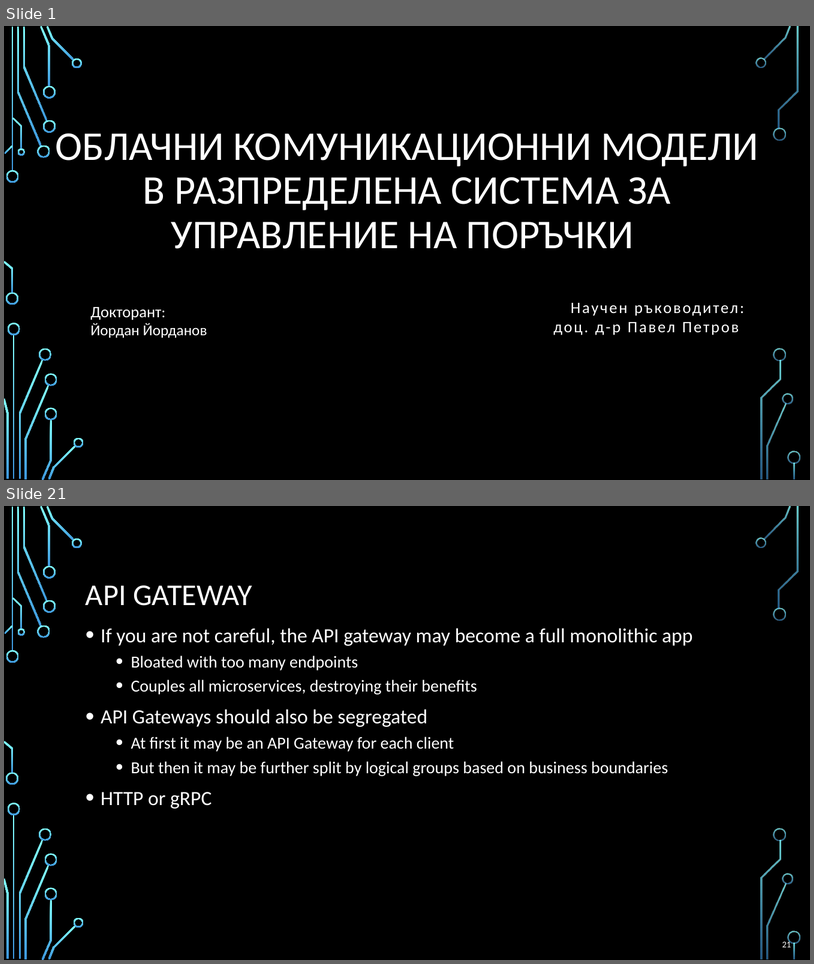
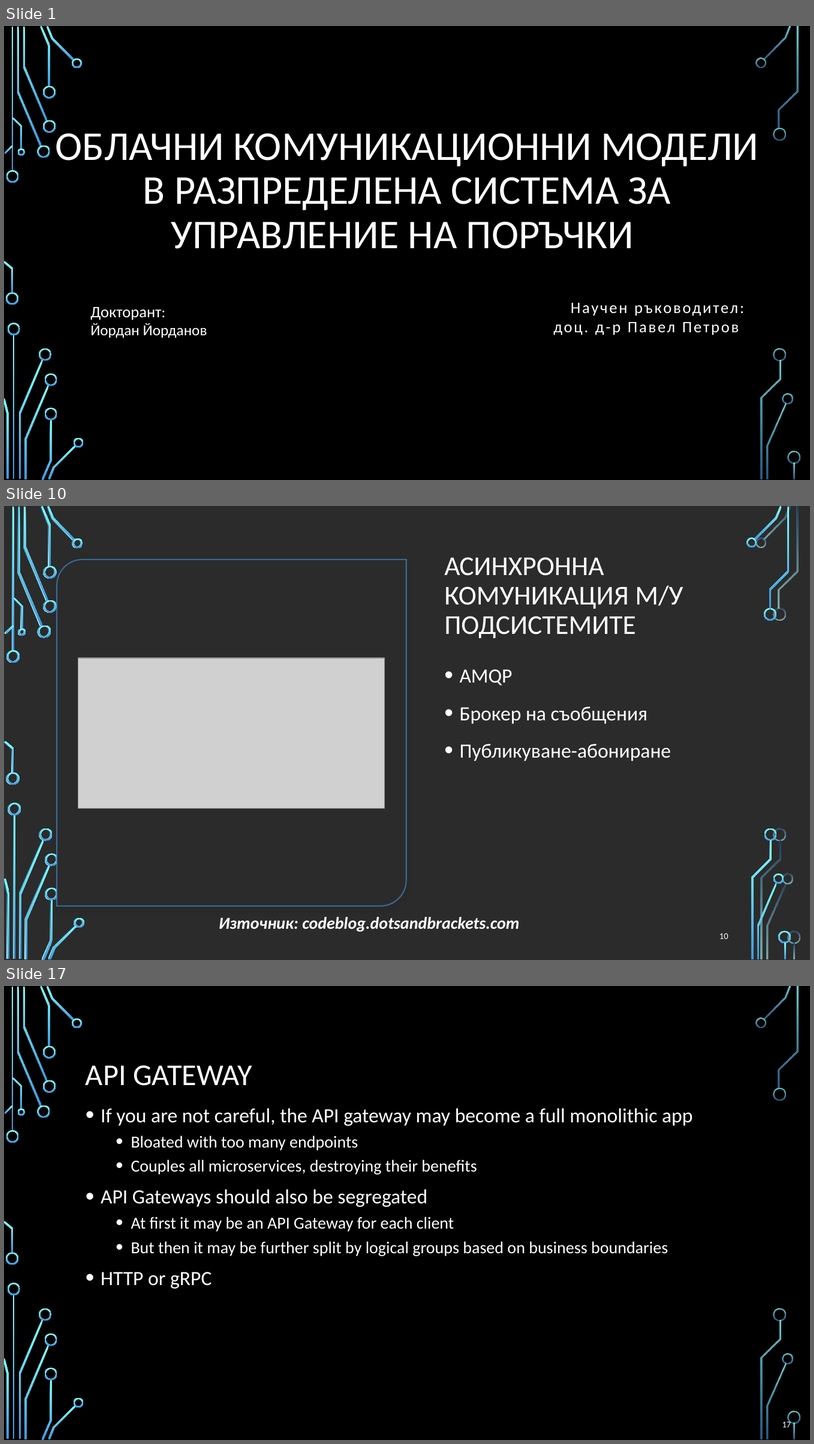
Before and after one commit to profjordanov/doctorate, a slide deck: communications/web_communication_pres.pptx. Shown one above the other, each under a label of ours: slides 1 and 21 before the commit, slides 1, 10 and 17 after it; the slides between them are not shown. The pictures are 814x964 and 814x1444 pixels, drawn with LibreOffice and Linux fonts; fonts in the diff are those of the drawing; grey boxes stand for pictures; background and template pictures are left out; a plain dark background stands for a picture behind light text. Boxes give left, top, right and bottom in pixels: in the first picture for what was removed or moved away, otherwise in the second. Text is boxed around its words. In the diff, an @@ line names an element or a change of style, - is before the commit and + after.

```diff
--- a/communications/web_communication_pres.pptx
+++ b/communications/web_communication_pres.pptx
@@ slide 10 added at [4, 506, 810, 960], background picture (left out) @@
@@ round diag rect added at [57, 559, 406, 905], fill #FFFFFF, outline #3D97DE 1.5 pt @@
@@ title added at [444, 557, 683, 638], 32.4 pt, text #FFFFFF @@
+АСИНХРОННА КОМУНИКАЦИЯ М/У ПОДСИСТЕМИТЕ
@@ picture added at [78, 658, 384, 808] @@
@@ text added at [460, 669, 672, 761], 24 pt, text #FFFFFF @@
+• AMQP
+• Брокер на съобщения
+• Публикуване-абониране
@@ text added at [219, 916, 519, 931], 20 pt, text #FFFFFF, bold, italic @@
+Източник: codeblog.dotsandbrackets.com
@@ page number added at [720, 933, 729, 939], 10.5 pt, text #FFFFFF @@
+10
@@ group added at [4, 506, 792, 960]: 33 freeform shapes, 3 rectangles @@
@@ group added at [4, 506, 801, 960]: 33 freeform shapes, 3 rectangles @@
@@ what was slide 21 is now slide 17 @@
@@ page number at [783, 1420, 792, 1427]: text changed @@
-21
+17
```
Also in this commit, not shown: 11 slides changed, 3 other slides added, 8 slides removed.
